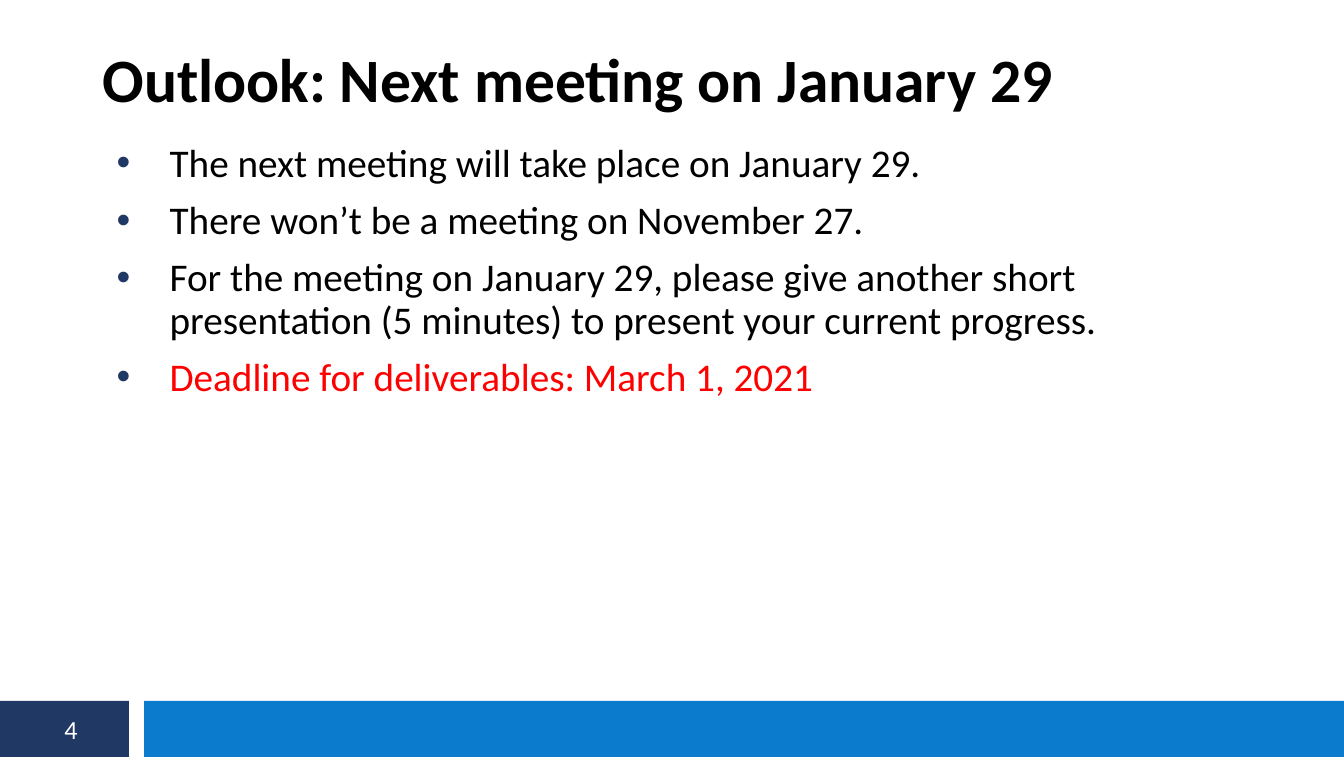
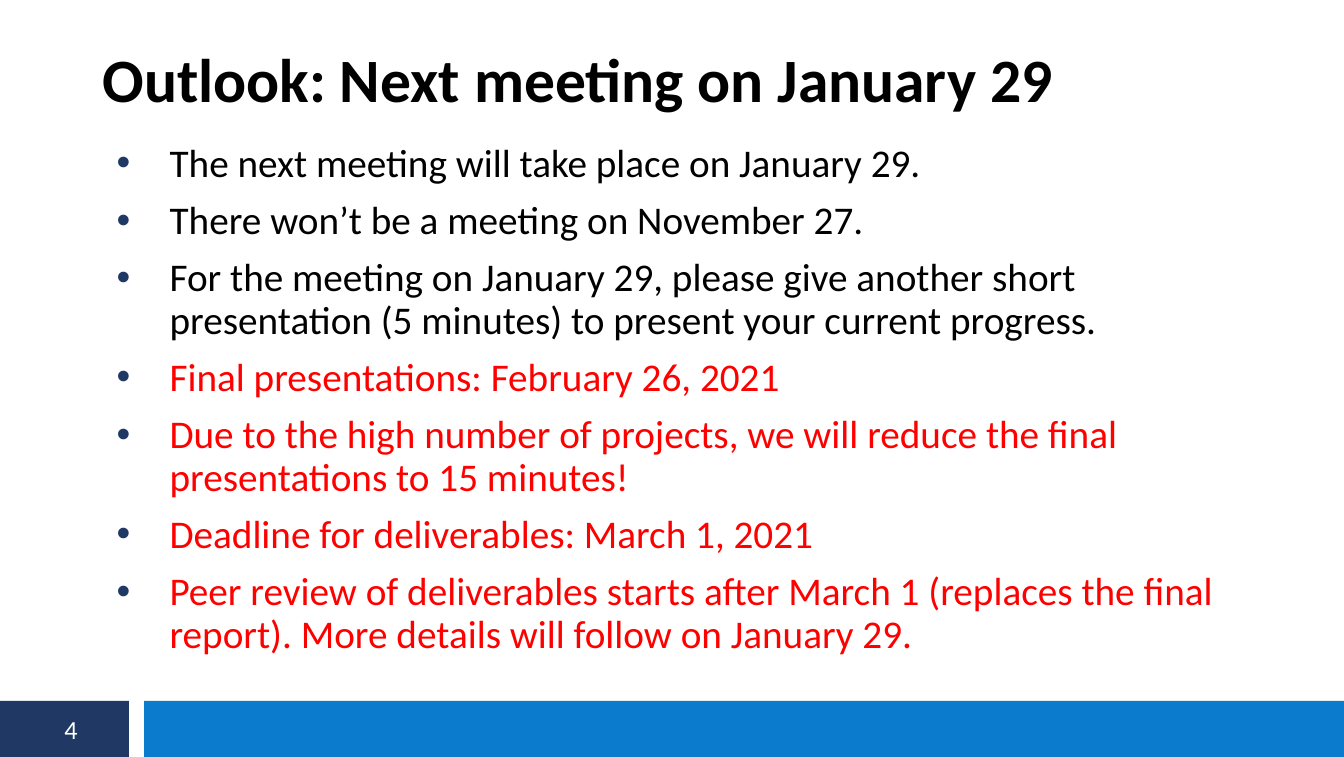
Before and after one commit to s6fikass/semanticweblab2020-2021, a slide deck: slide 4 of Lab Slides/03-Progress Update 1.pptx. Drawn at 1344x757 pixels with LibreOffice and Linux fonts; fonts in the diff are those of the drawing. Boxes give left, top, right and bottom in pixels: in the first picture for what was removed or moved away, otherwise in the second. Text is boxed around its words. In the diff, an @@ line names an element or a change of style, - is before the commit and + after.

Commit message:
Update deadlines

```diff
--- a/Lab Slides/03-Progress Update 1.pptx
+++ b/Lab Slides/03-Progress Update 1.pptx
@@ text at (170, 363, 1117, 498): paragraphs added @@
+• Final presentations: February 26, 2021
+• Due to the high number of projects, we will reduce the final presentations to 15 minutes!
@@ text at (170, 576, 1213, 655): paragraph added @@
+• Peer review of deliverables starts after March 1 (replaces the final report). More details will follow on January 29.
```
